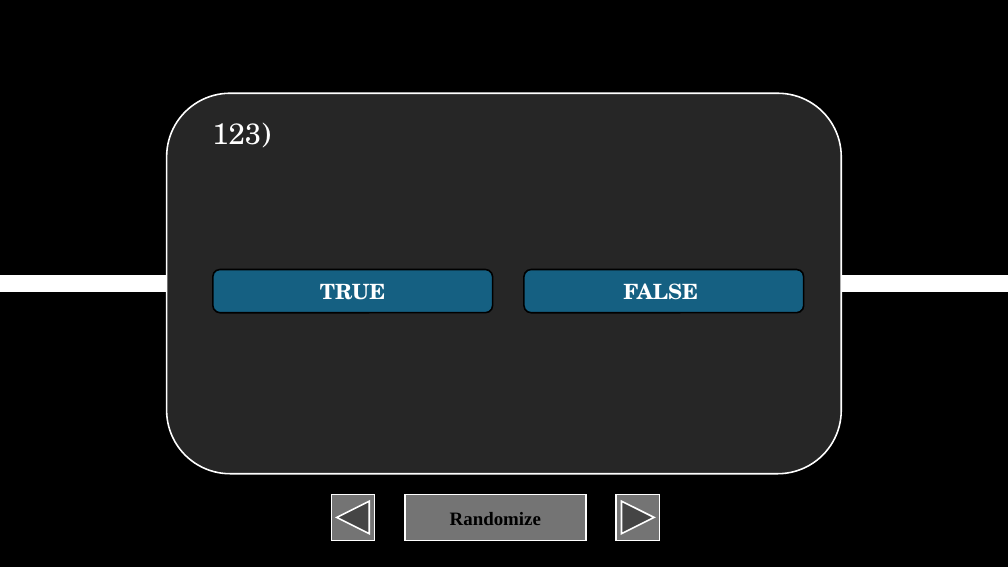
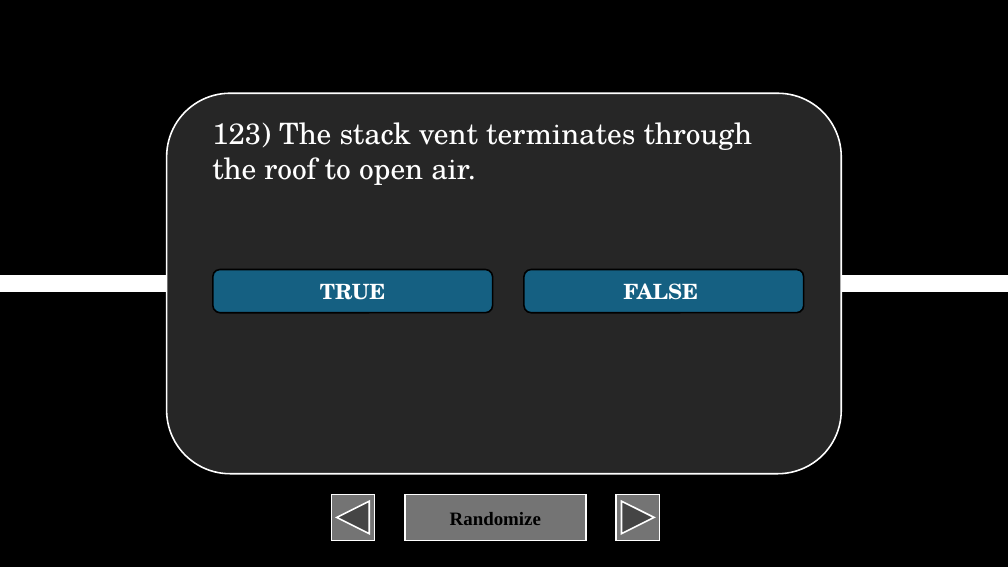
Before and after one commit to XIvanSolomonX/Archi-Reviewer, a slide deck: slide 124 of BulUti2.pptm. Drawn at 1008x567 pixels with LibreOffice and Linux fonts; fonts in the diff are those of the drawing. Boxes give left, top, right and bottom in pixels: in the first picture for what was removed or moved away, otherwise in the second. Text is boxed around its words. In the diff, an @@ line names an element or a change of style, - is before the commit and + after.

```diff
--- a/BulUti2.pptm
+++ b/BulUti2.pptm
@@ text at box(212, 122, 753, 185): text changed @@
-123)
+123) The stack vent terminates through the roof to open air.
```
Also in this commit, not shown: 11 other slides changed, 57 slides added, 1 other file.
